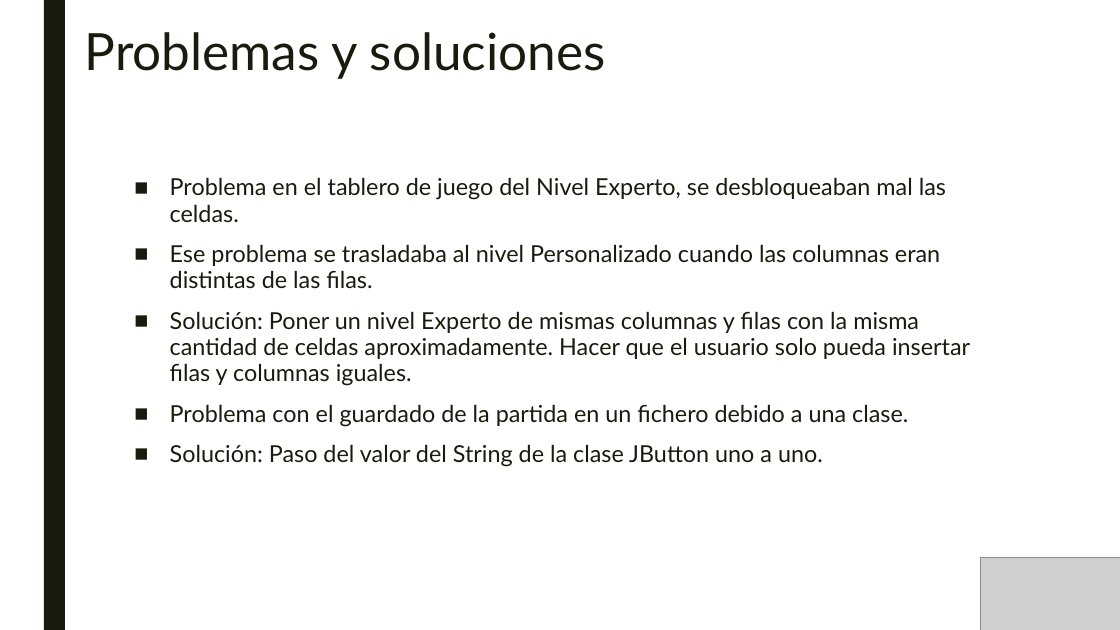
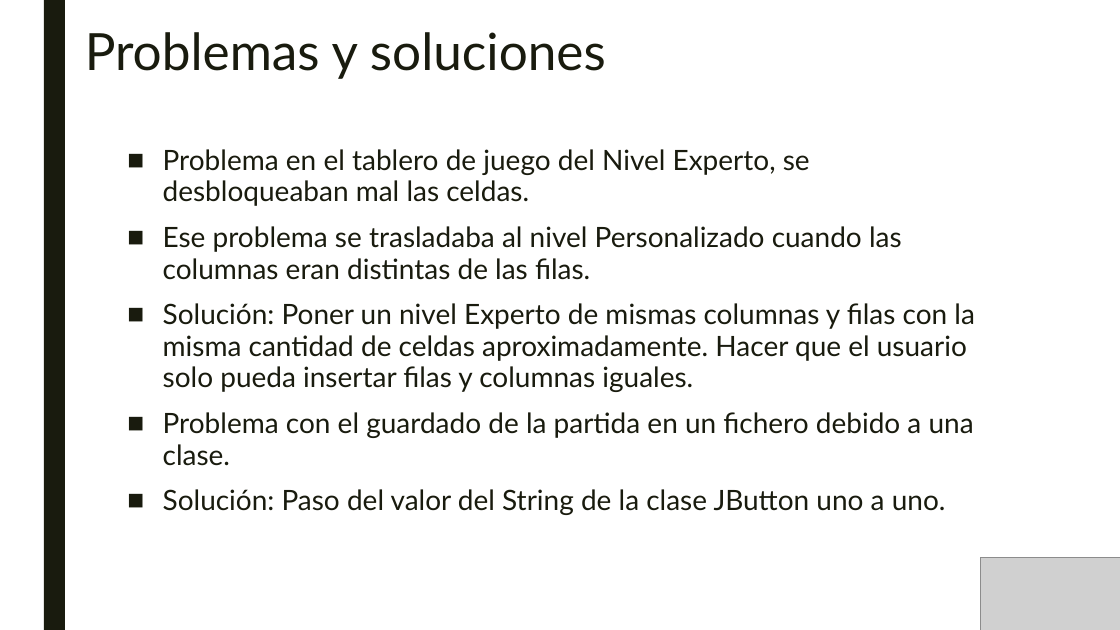
Before and after one commit to SombraJ/practicaAIS, a slide deck: slide 11 of Gestión de un proyecto Software.pptx. Drawn at 1120x630 pixels with LibreOffice and Linux fonts; fonts in the diff are those of the drawing; grey boxes stand for pictures. Boxes give left, top, right and bottom in pixels: in the first picture for what was removed or moved away, otherwise in the second. Text is boxed around its words. In the diff, an @@ line names an element or a change of style, - is before the commit and + after.

```diff
--- a/Gestión de un proyecto Software.pptx
+++ b/Gestión de un proyecto Software.pptx
@@ text "Problema en el tablero de ...": place and size @@
-text "Problema en el tablero de ..." at bbox=[170, 177, 970, 467]
+text "Problema en el tablero de ..." at bbox=[163, 149, 975, 515]
@@ text "Problema en el tablero de ..." at bbox=[163, 149, 975, 515]: size 20 to 24 pt @@
```
Also in this commit, not shown: 5 other slides changed.
